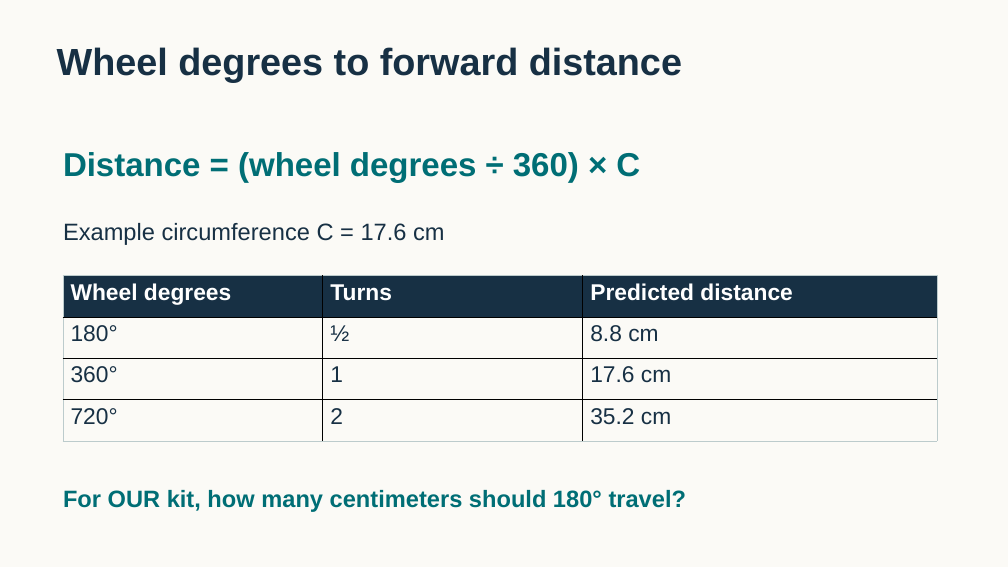
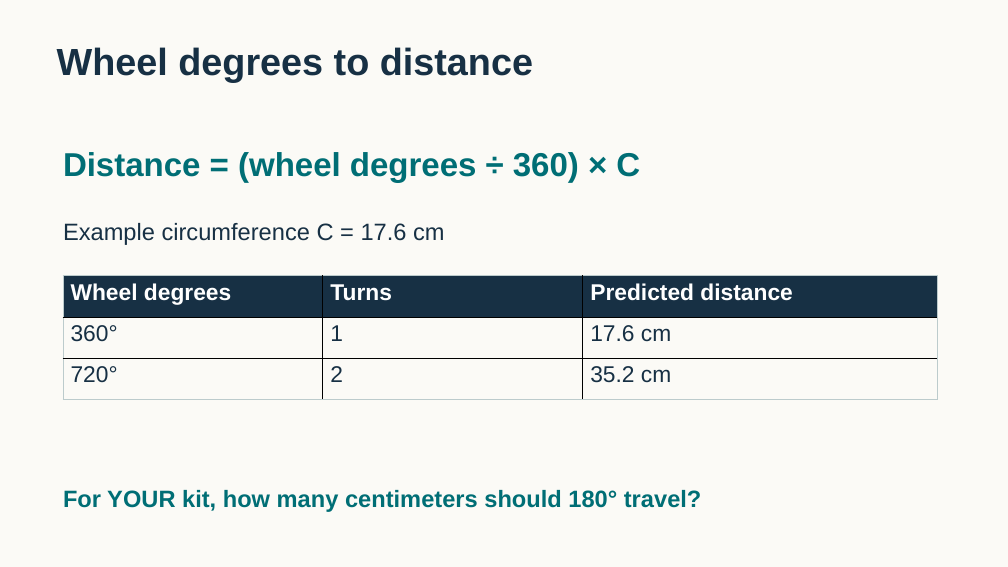
Before and after one commit to FRC999/YMCA-SPIKE-education, a slide deck: slide 7 of 03_Presentations/W02_delivery.pptx (slide 6 before the commit). Drawn at 1008x567 pixels with LibreOffice and Linux fonts; fonts in the diff are those of the drawing. Boxes give left, top, right and bottom in pixels: in the first picture for what was removed or moved away, otherwise in the second. Text is boxed around its words. In the diff, an @@ line names an element or a change of style, - is before the commit and + after.

```diff
--- a/03_Presentations/W02_delivery.pptx
+++ b/03_Presentations/W02_delivery.pptx
@@ text at <box>57,47,533,82</box>: text changed @@
-Wheel degrees to forward distance
+Wheel degrees to distance
@@ table at <box>63,276,938,400</box> @@
-row 2: 180° | ½ | 8.8 cm
@@ text at <box>63,490,702,512</box>: text changed @@
-For OUR kit, how many centimeters should 180° travel?
+For YOUR kit, how many centimeters should 180° travel?
```
Also in this commit, not shown: 4 other slides changed, 4 slides added, 18 other files.
